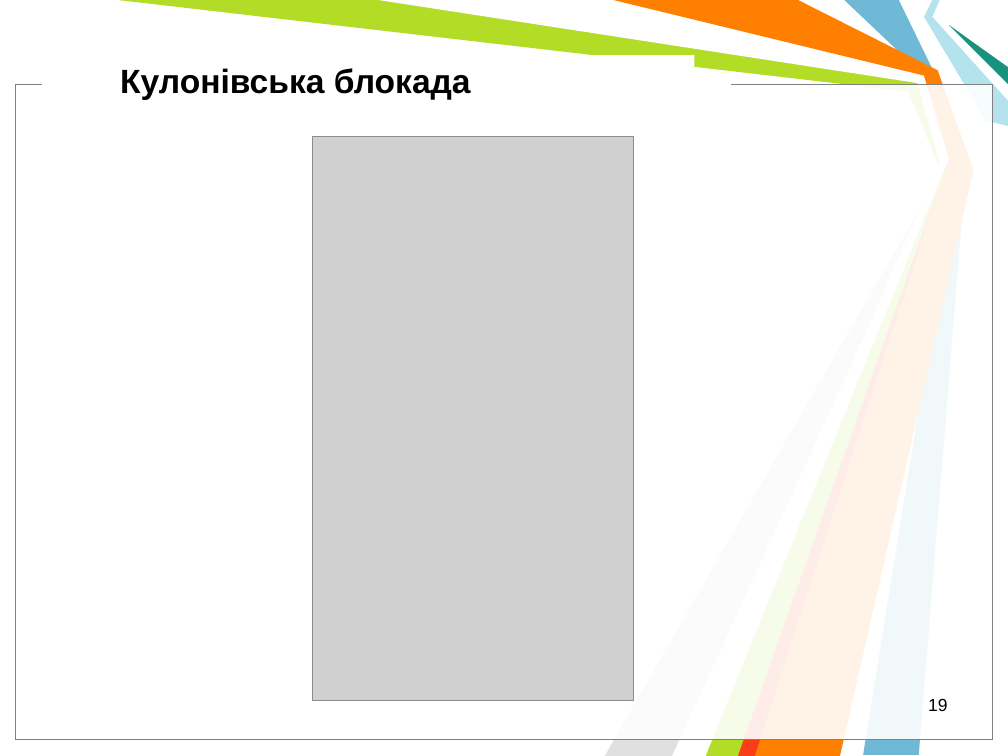
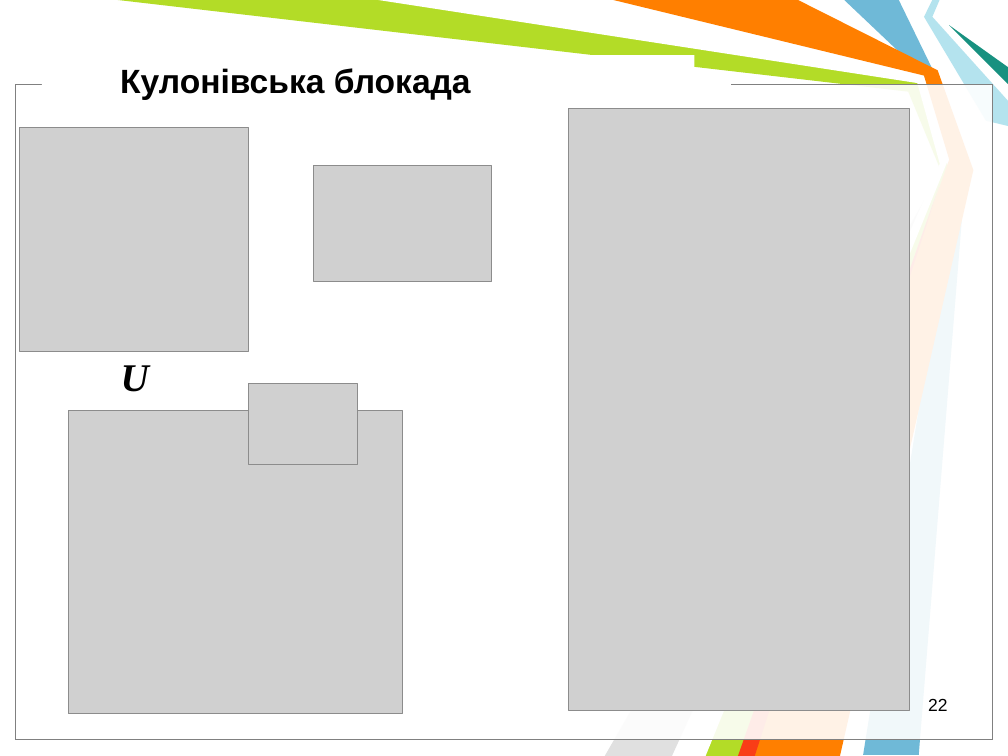
Before and after one commit to l432/NMK, a slide deck: slide 22 of Lecture/Nanoelectronika/Present/NanoelectronV2.ppt (slide 19 before the commit). Drawn at 1008x756 pixels with LibreOffice and Linux fonts; fonts in the diff are those of the drawing; grey boxes stand for pictures; background and template pictures are left out. Boxes give left, top, right and bottom in pixels: in the first picture for what was removed or moved away, otherwise in the second. Text is boxed around its words. In the diff, an @@ line names an element or a change of style, - is before the commit and + after.

```diff
--- a/Lecture/Nanoelectronika/Present/NanoelectronV2.ppt
+++ b/Lecture/Nanoelectronika/Present/NanoelectronV2.ppt
@@ picture added at (x1=569, y1=109, x2=909, y2=711) @@
@@ picture added at (x1=19, y1=128, x2=249, y2=351) @@
@@ picture added at (x1=313, y1=165, x2=491, y2=281) @@
@@ text added at (x1=121, y1=365, x2=149, y2=392), 28 pt, text #000000, bold, italic @@
+U
@@ picture resized from (x1=312, y1=136, x2=633, y2=701) to (x1=248, y1=384, x2=358, y2=465) @@
@@ picture added at (x1=69, y1=411, x2=402, y2=715) @@
@@ page number at (x1=928, y1=698, x2=947, y2=711): text changed @@
-19
+22
```
Also in this commit, not shown: 5 other slides changed, 22 slides added, 3 slides removed.
